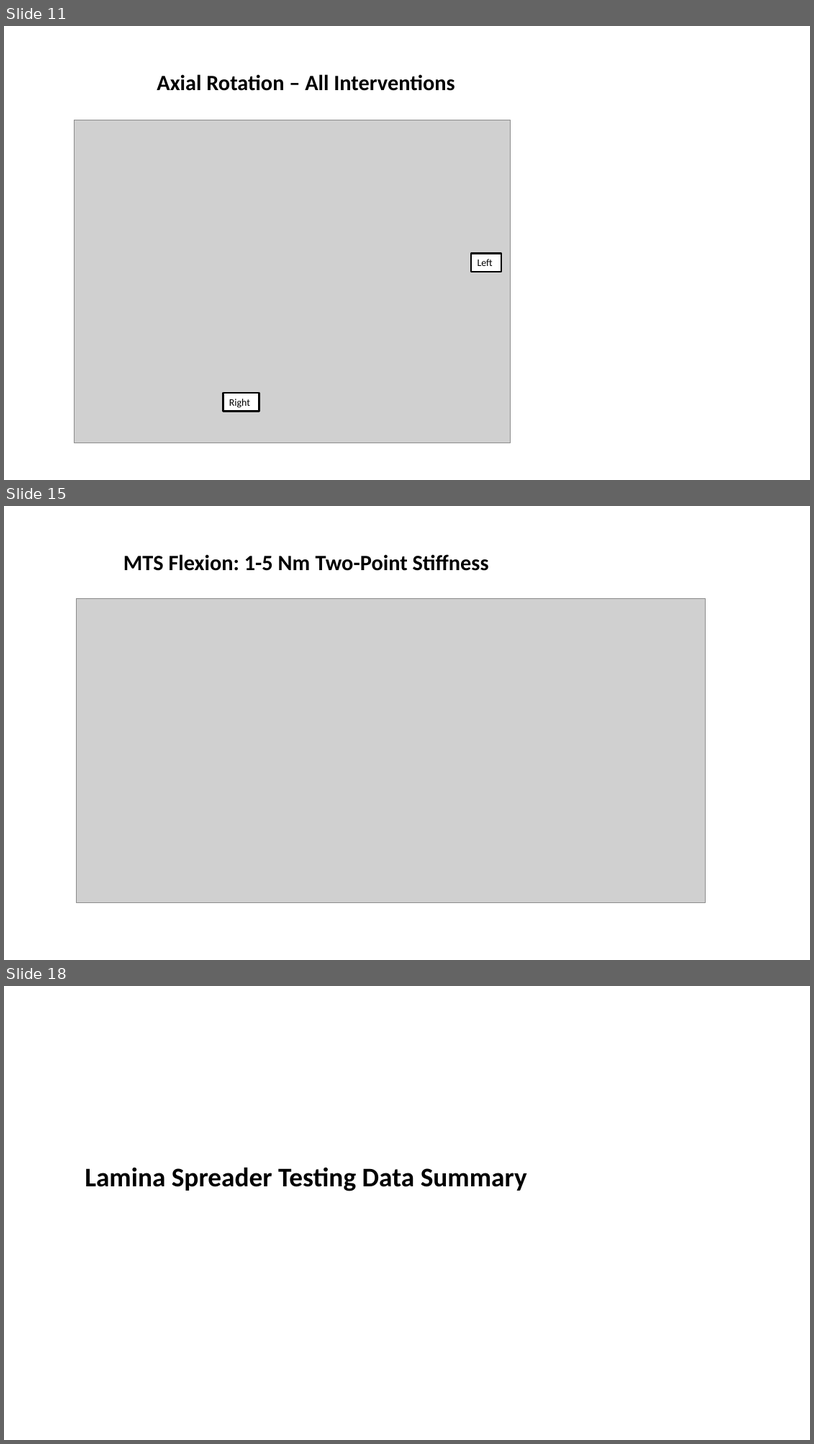
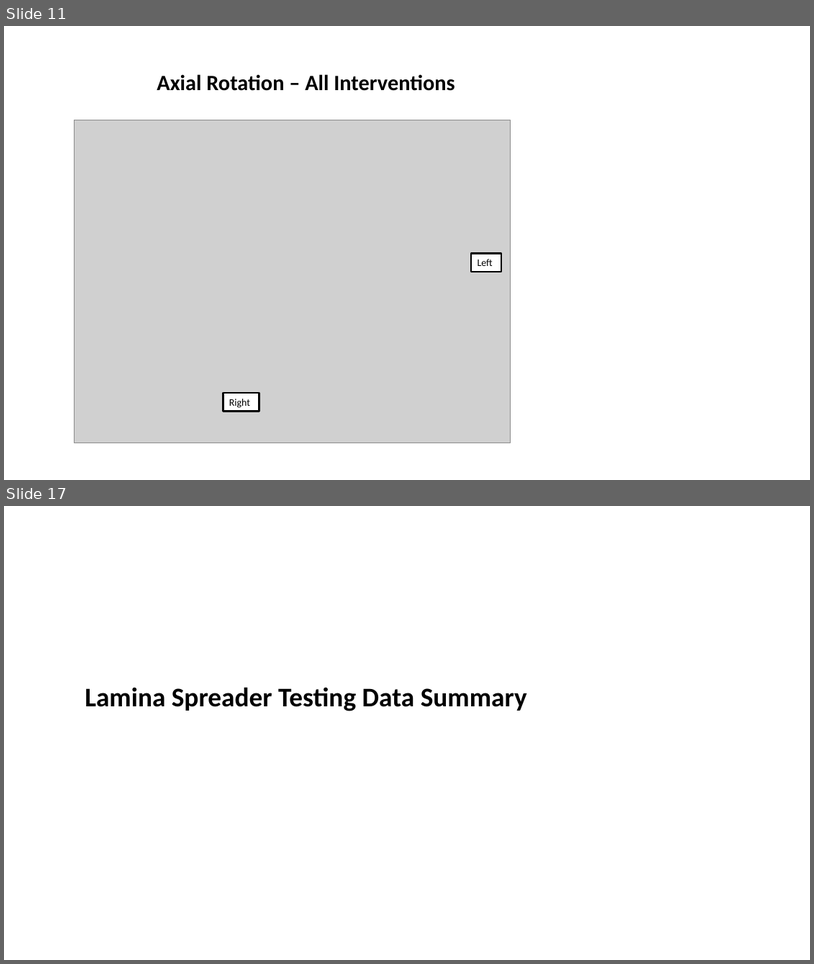
Before and after one commit to rbayoglu-glo/smart_instruments, a slide deck: output/cadaveric_testing_summary.pptx. Shown one above the other, each under a label of ours: slides 11, 15 and 18 before the commit, slides 11 and 17 after it; the slides between them are not shown. The pictures are 814x1444 and 814x964 pixels, drawn with LibreOffice and Linux fonts; fonts in the diff are those of the drawing; grey boxes stand for pictures. Boxes give left, top, right and bottom in pixels: in the first picture for what was removed or moved away, otherwise in the second. Text is boxed around its words. In the diff, an @@ line names an element or a change of style, - is before the commit and + after.

```diff
--- a/output/cadaveric_testing_summary.pptx
+++ b/output/cadaveric_testing_summary.pptx
@@ slide 15 removed at [4,506,810,960], background #FFFFFF @@
@@ title removed at [124,554,489,571] @@
-MTS Flexion: 1-5 Nm Two-Point Stiffness
@@ picture removed at [76,598,706,902] @@
@@ what was slide 18 is now slide 17 @@
```
Also in this commit, not shown: 11 slides changed, 17 slides added, 21 other files.
